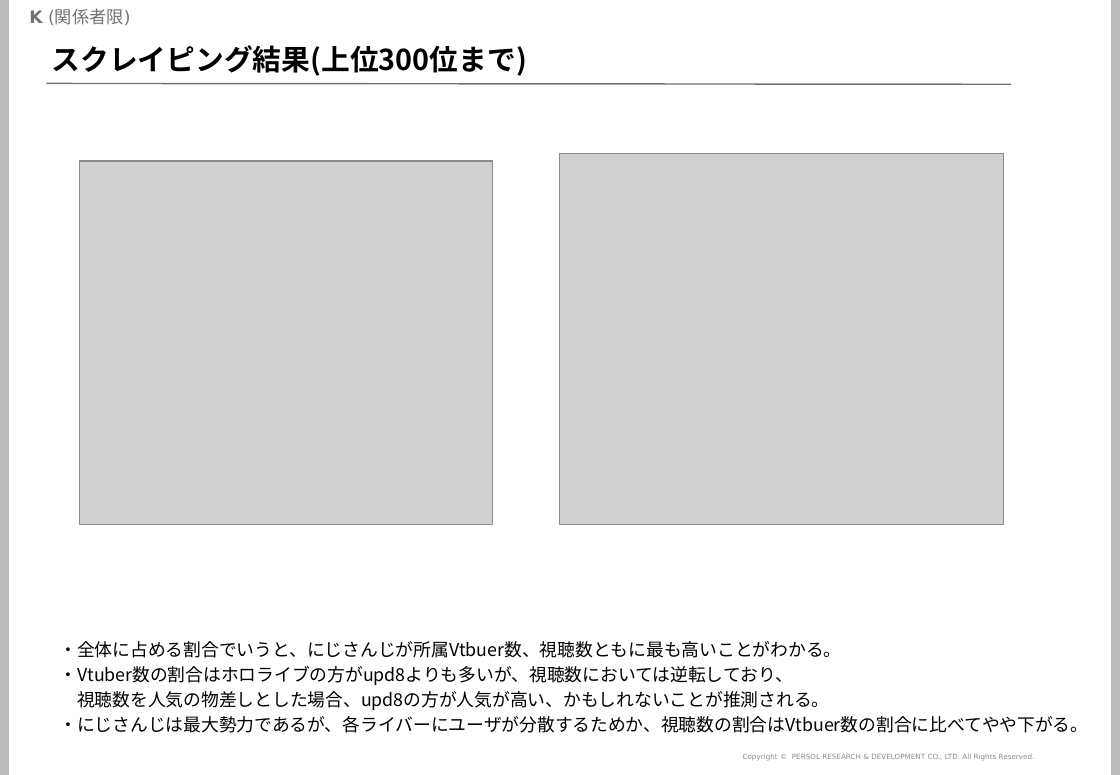
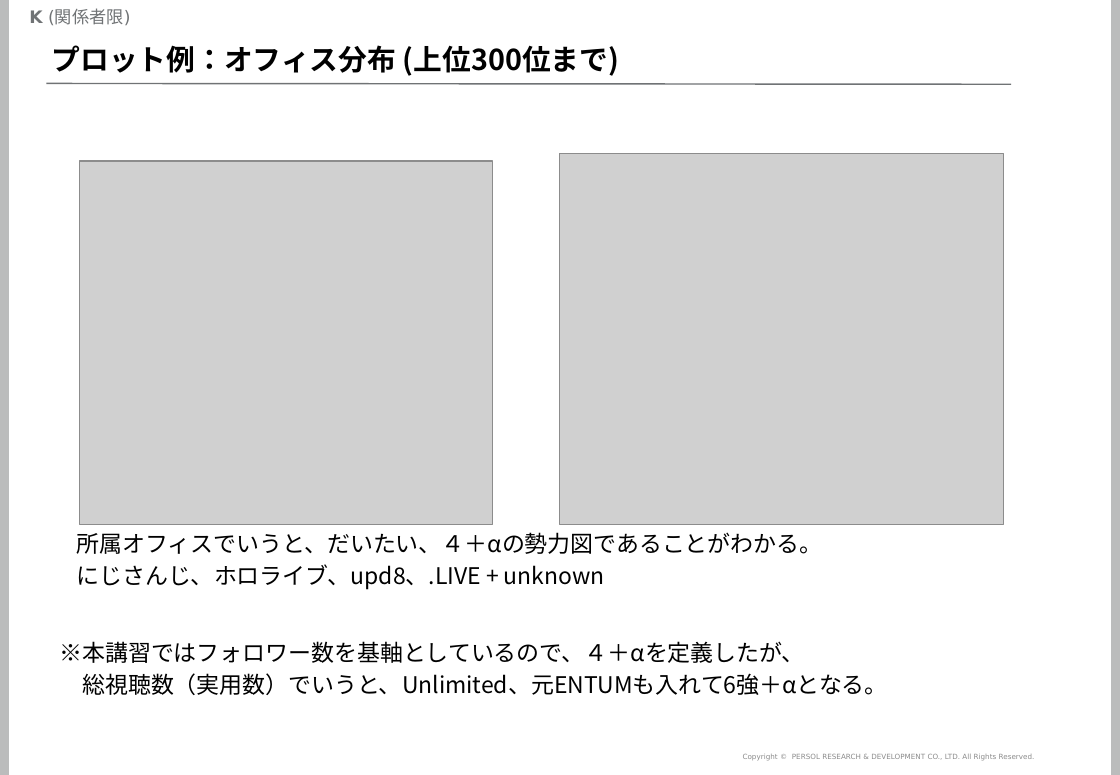
Before and after one commit to mogrodown/python_session, a slide deck: slide 48 of doc/python中級講座_2020.pptx (slide 38 before the commit). Drawn at 1120x775 pixels with LibreOffice and Linux fonts; fonts in the diff are those of the drawing; grey boxes stand for pictures; background and template pictures are left out. Boxes give left, top, right and bottom in pixels: in the first picture for what was removed or moved away, otherwise in the second. Text is boxed around its words. In the diff, an @@ line names an element or a change of style, - is before the commit and + after.

```diff
--- a/doc/python中級講座_2020.pptx
+++ b/doc/python中級講座_2020.pptx
@@ title at (52, 45, 620, 76): text changed @@
-スクレイピング結果(上位300位まで)
+プロット例：オフィス分布 (上位300位まで)
@@ text added at (77, 532, 823, 590), 16 pt, text #000000 @@
+所属オフィスでいうと、だいたい、４＋αの勢力図であることがわかる。
+にじさんじ、ホロライブ、upd8、.LIVE + unknown
@@ text at (59, 641, 887, 695): text changed; size 12.4 to 16 pt @@
-・全体に占める割合でいうと、にじさんじが所属Vtbuer数、視聴数ともに最も高いことがわかる。
-・Vtuber数の割合はホロライブの方がupd8よりも多いが、視聴数においては逆転しており、
-視聴数を人気の物差しとした場合、upd8の方が人気が高い、かもしれないことが推測される。
-・にじさんじは最大勢力であるが、各ライバーにユーザが分散するためか、視聴数の割合はVtbuer数の割合に比べてやや下がる。
+※本講習ではフォロワー数を基軸としているので、４＋αを定義したが、
+総視聴数（実用数）でいうと、Unlimited、元ENTUMも入れて6強＋αとなる。
```
Also in this commit, not shown: 12 other slides changed, 12 slides added, 1 slide removed, 5 other files.
